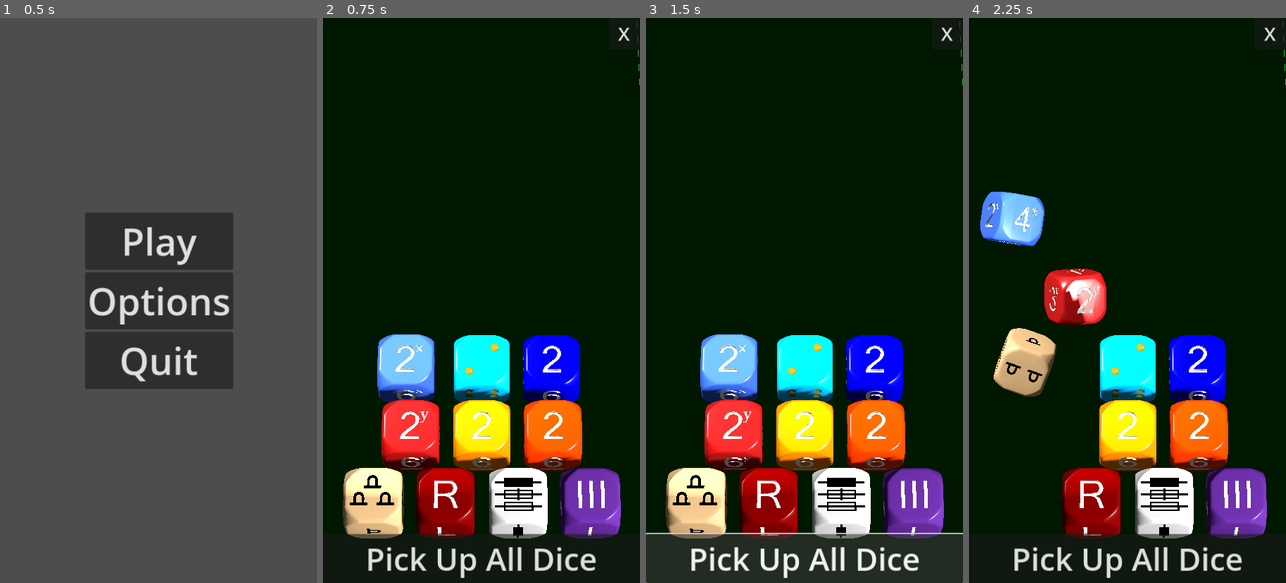
Above: before the commit, frames 1-4 (left to right).
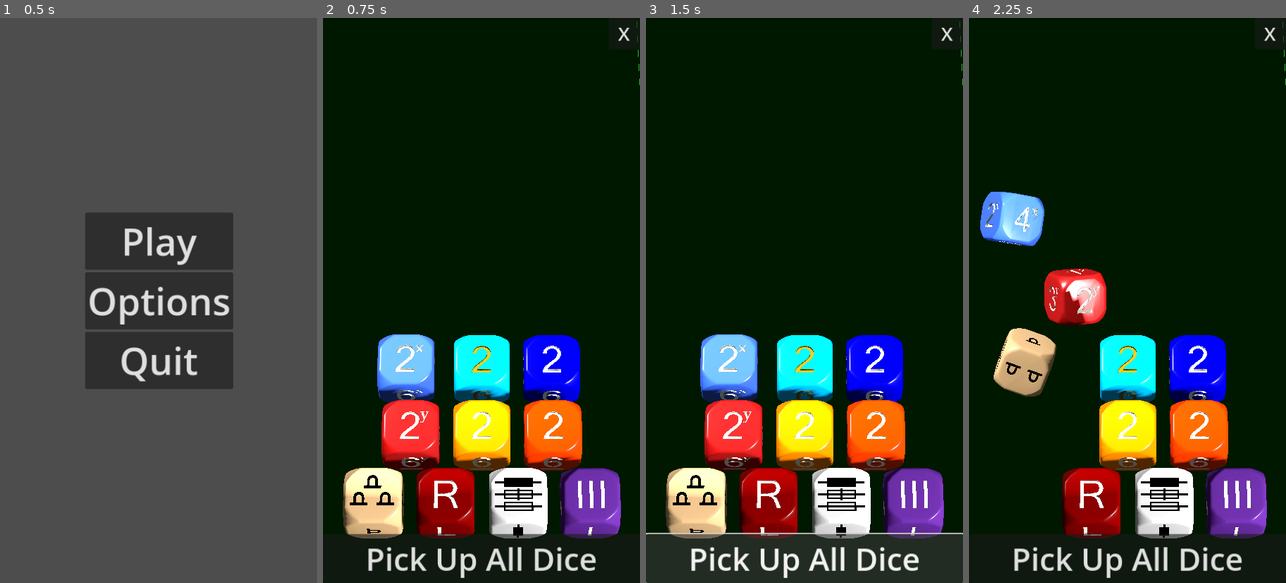
Above: after the commit, the same moments.

Repository: Teufelauto/2D6D-Dice
Game: Godot game, scene res://DiceTrayData/dice_start_menu.tscn
Two runs of this game, one before a commit and one after it. Both use one fixed random seed, a clock stepped at 60 frames per second and the inputs below.
Inputs (mouse positions are in pixels of both pictures, inside the frame that each line leads up to; where the layout moved, square brackets give the same spot in the first picture):
- Up to frame 1 (0.5 s): no input
- Up to frame 2 (0.75 s): click "Play" at 0.5 s
- Up to frame 3 (1.5 s): click "Pick Up All Dice" at 1.25 s
- Up to frame 4 (2.25 s): click (1054, 402) [1057, 402] at 2 s

Frame 1 is identical in both runs. In frame 2, 0.3% of the frame differs, in the area x 41-59%, y 56-68%; in frame 3, 0.3%; in frame 4, 0.3%.

Commit message:
Large and Small rooms Labeled on occurance

Diff:
--- a/DiceTrayData/DiceTray.gd
+++ b/DiceTrayData/DiceTray.gd
@@ -39,6 +39,7 @@
 
 static var room_size_x_int : int = 0
 static var room_size_y_int : int = 0
+static var room_area_rolled : int = 0
 
 static var doubles_primary_int : int = 0
 static var doubles_secondary_int : int = 0
@@ -66,8 +67,9 @@
 	else: # load standard colors chosen by the developer!
 		DiceColor.load_default_dice_colors()
 	#print(DiceColor.d_body_color_d3)
+	_assign_die_styles()
 	_assign_colors()
-	_assign_die_styles()
+
 
 func _assign_die_styles():
 	# Room X die
@@ -79,11 +81,11 @@
 		if member.is_in_group(DiceColor.d_style_y) : member.visible = true
 		else : member.visible = false
 	# Room exit qty
-	for member in get_tree().get_nodes_in_group("mesh_exit_qty") :
+	for member in get_tree().get_nodes_in_group("mesh_die_exit_qty") :
 		if member.is_in_group(DiceColor.d_style_exit_qty) : member.visible = true
 		else : member.visible = false
 
-	for member in get_tree().get_nodes_in_group("mesh_d66_primary") :
+	for member in get_tree().get_nodes_in_group("mesh_die_d66_primary") :
 		if member.is_in_group(DiceColor.d_style_d66_prime) : member.visible = true
 		else : member.visible = false
 
@@ -213,6 +215,8 @@
 	button_throw_d3.visible = true
 	pick_up_all_dice_button_huge.visible = false
 	room_size_rolled_doubles_bool = false
+	%RoomSizeSmallLabel.visible = false
+	%RoomSizeLargeLabel.visible = false
 
 func _remove_left_dice_scoreboard():
 	%D66PrimaryPolygon2D.visible = false
@@ -234,6 +238,10 @@
 func _remove_right_secondary_die_scoreboard():
 	%TwoD6SecondaryPolygon2D.visible = false
 	secondary_label.text = ""
+
+func _remove_small_or_large_room_labels():
+	%RoomSizeSmallLabel.visible = false
+	%RoomSizeLargeLabel.visible = false
 
 
 #region -------------------------ROLL STARTED-----------------------------
@@ -257,7 +265,9 @@
 	room_size_rolled_doubles_bool = false
 	doubles_primary_int = 0
 	doubles_secondary_int = 0
+	# Remove rectangle Drawing and size labels
 	clear_room_rectangle.emit()
+	_remove_small_or_large_room_labels()
 
 
 func _on_die_double_roll_started():
@@ -298,6 +308,15 @@
 
 
 #region ---------------------- ROLL FINISHED -----------------------------
+func _add_small_or_large_room_labels( _room_x , _room_y ):
+	var _room_area :int = _room_x * _room_y
+	if _room_x > 1 and _room_y > 1 :
+		if _room_area <= 6 : # 2x3 or 3x2 room 'Small Room'
+			%RoomSizeSmallLabel.visible = true
+
+		elif _room_area >= 32 : # 4x8 5x7 6x6, or larger
+			%RoomSizeLargeLabel.visible = true
+
 
 
 func _determine_room_doubles():
@@ -306,8 +325,11 @@
 			&& room_size_x_roll_int != 6 && room_size_rolled_doubles_bool == false:
 		center_result_label.text = "Doubles!\nRoll Doubles Dice"
 		room_size_rolled_doubles_bool = true
-
-	resize_room_rectangle.emit(room_size_x_roll_int,room_size_y_roll_int)
+	else: #room is not doubles
+		resize_room_rectangle.emit(room_size_x_roll_int,room_size_y_roll_int)
+		_add_small_or_large_room_labels(room_size_x_int,room_size_y_int)
+
+
 
 
 func _room_doubles_done():
@@ -319,6 +341,7 @@
 		x_result_label.text = str(room_size_x_int)
 		y_result_label.text = str(room_size_y_int)
 		resize_room_rectangle.emit(room_size_x_int,room_size_y_int)
+		_add_small_or_large_room_labels(room_size_x_int,room_size_y_int)
 		pick_up_all_dice_button_huge.visible = true # All dice must be picked up!
 
 
--- a/DiceTrayData/dice_color_menu.gd
+++ b/DiceTrayData/dice_color_menu.gd
@@ -123,7 +123,7 @@
 	d_style_d66_secondary = "die_num"
 	d_style_single_primary = "die_num"
 	d_style_single_secondary = "die_num"
-	d_style_exit_qty = "die_num"
+	d_style_exit_qty = "die_dot"
 	d_style_exit_direction = "die_let"
 	d_style_exit_lock = "die_dot"
 	d_style_d3 = "die_let"
--- a/dice_world.tscn
+++ b/dice_world.tscn
@@ -180,6 +180,7 @@
 horizontal_alignment = 1
 
 [node name="CenterResultLabel" type="Label" parent="DiceTray/DiceCanvas"]
+visible = false
 anchors_preset = 5
 anchor_left = 0.5
 anchor_right = 0.5
@@ -238,6 +239,40 @@
 width = 5.0
 script = ExtResource("2_21tng")
 
+[node name="RoomSizeLargeLabel" type="Label" parent="DiceTray/DiceCanvas"]
+unique_name_in_owner = true
+visible = false
+anchors_preset = 15
+anchor_right = 1.0
+anchor_bottom = 1.0
+offset_left = 85.0
+offset_top = 641.0
+offset_right = -347.0
+offset_bottom = -185.0
+grow_horizontal = 2
+grow_vertical = 2
+theme_override_font_sizes/font_size = 25
+text = "Large
+Room"
+vertical_alignment = 2
+
+[node name="RoomSizeSmallLabel" type="Label" parent="DiceTray/DiceCanvas"]
+unique_name_in_owner = true
+visible = false
+anchors_preset = 15
+anchor_right = 1.0
+anchor_bottom = 1.0
+offset_left = 73.0
+offset_top = 568.0
+offset_right = -358.0
+offset_bottom = -254.0
+grow_horizontal = 2
+grow_vertical = 2
+theme_override_font_sizes/font_size = 25
+text = "Small
+Room"
+vertical_alignment = 2
+
 [node name="ExitDirectionLabel" type="Label" parent="DiceTray/DiceCanvas"]
 anchors_preset = 15
 anchor_right = 1.0
@@ -324,7 +359,7 @@
 anchors_preset = 15
 anchor_right = 1.0
 anchor_bottom = 1.0
-offset_left = 94.0
+offset_left = 88.0
 offset_top = 513.0
 offset_right = -318.0
 offset_bottom = -187.0
--- a/savedice.tres
+++ b/savedice.tres
@@ -31,7 +31,7 @@
 die_style_d66_secondary = "die_num"
 die_style_single_primary = "die_num"
 die_style_single_secondary = "die_num"
-die_style_exit_qty = "die_num"
+die_style_exit_qty = "die_dot"
 die_style_exit_direction = "die_let"
 die_style_exit_lock = "die_dot"
 die_style_d3 = "die_let"
Not shown: 1 places in dice_world.tscn that only renumber resources
